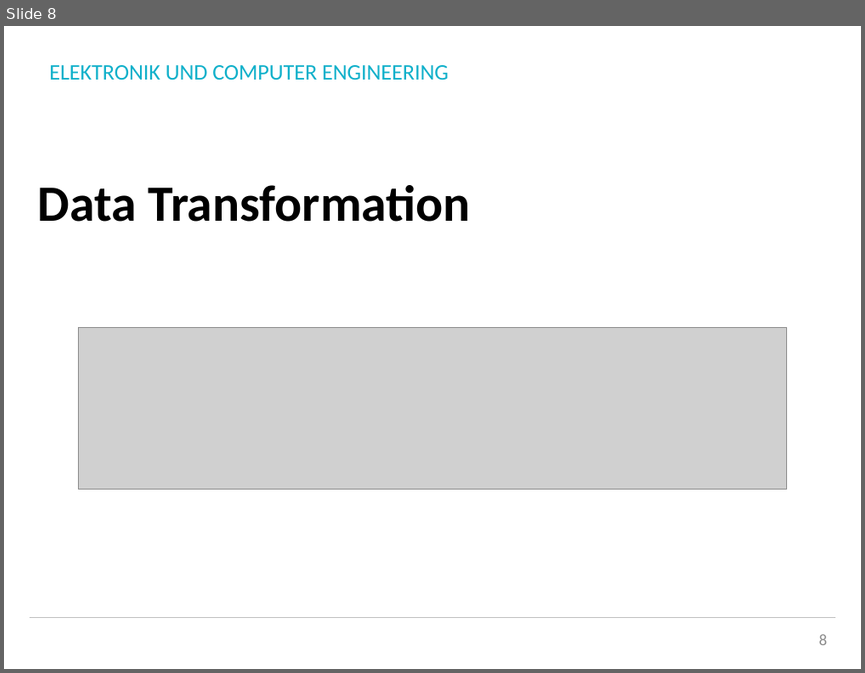
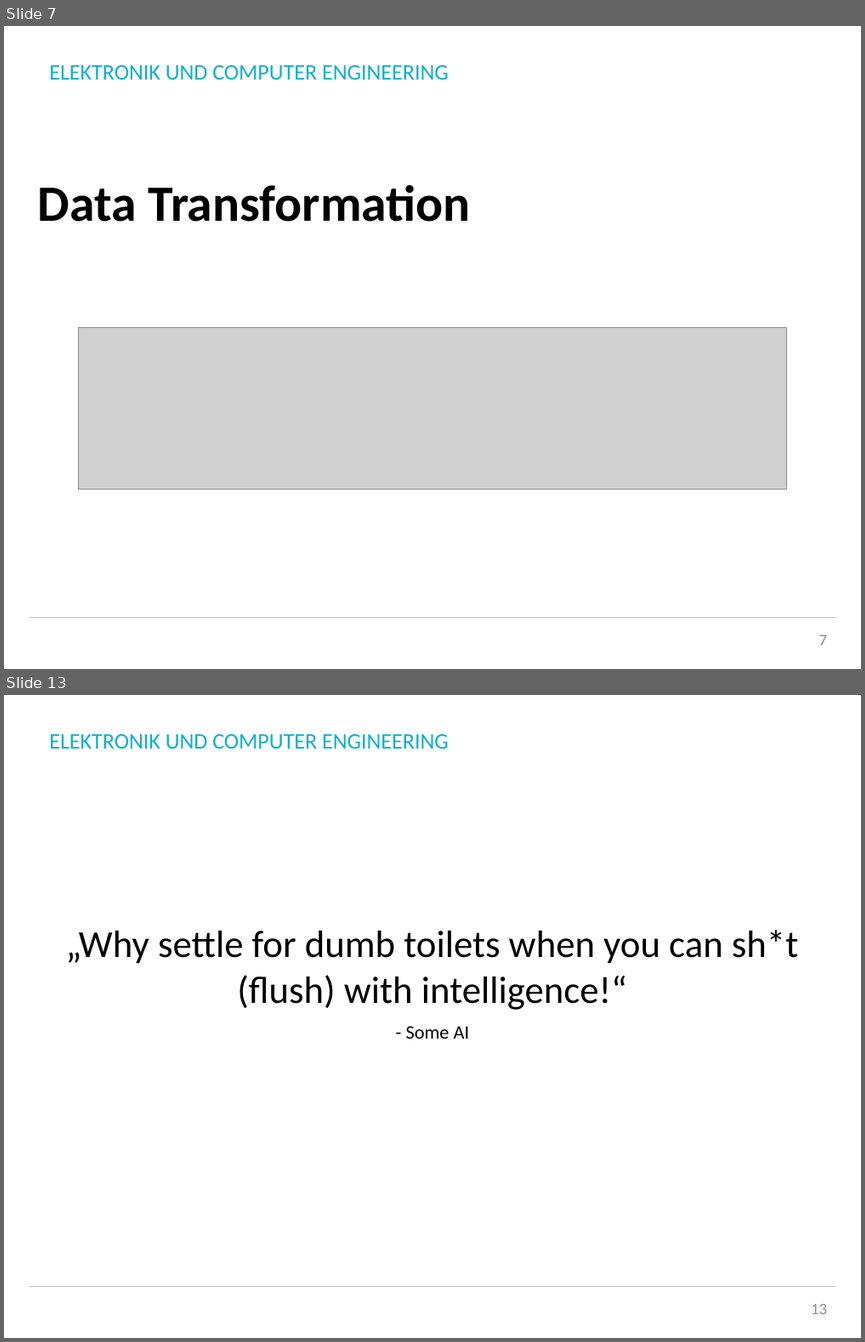
Before and after one commit to Bratlfettn/SmartToilet, a slide deck: Presentation/Smart_Toilet.pptx. Shown one above the other, each under a label of ours: slide 8 before the commit, slides 7 and 13 after it; the slides between them are not shown. The pictures are 865x673 and 865x1342 pixels, drawn with LibreOffice and Linux fonts; fonts in the diff are those of the drawing; grey boxes stand for pictures; background and template pictures are left out. Boxes give left, top, right and bottom in pixels: in the first picture for what was removed or moved away, otherwise in the second. Text is boxed around its words. In the diff, an @@ line names an element or a change of style, - is before the commit and + after.

```diff
--- a/Presentation/Smart_Toilet.pptx
+++ b/Presentation/Smart_Toilet.pptx
@@ slide 13 added at bbox=[4, 695, 861, 1338], background #FFFFFF; not listed: 3 template elements that a slide beside it also shows @@
@@ text added at bbox=[66, 930, 798, 1038], 32 pt, text #000000 @@
+„Why settle for dumb toilets when you can sh*t (flush) with intelligence!“
+- Some AI
@@ page number added at bbox=[811, 1304, 827, 1314], 13.3 pt, text #8C8C8C @@
+13
@@ what was slide 8 is now slide 7 @@
@@ page number at bbox=[819, 635, 827, 645]: text changed @@
-8
+7
```
Also in this commit, not shown: 5 slides changed, 3 other slides added, 1 slide removed, 1 other file.
